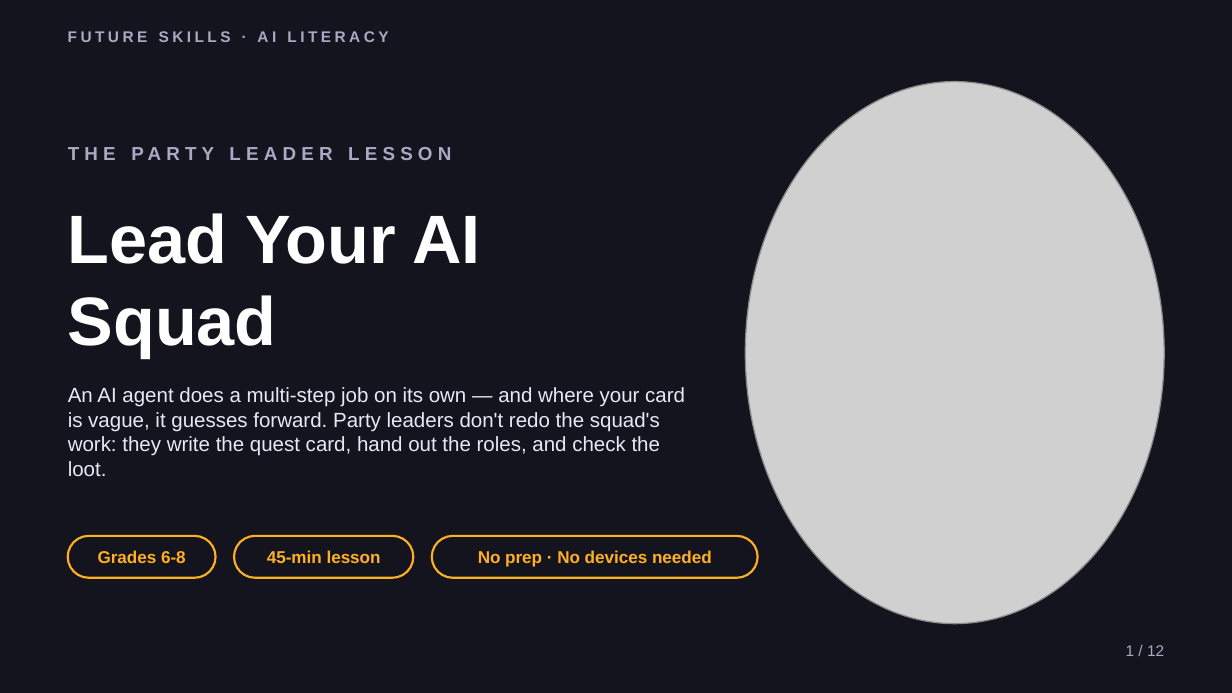
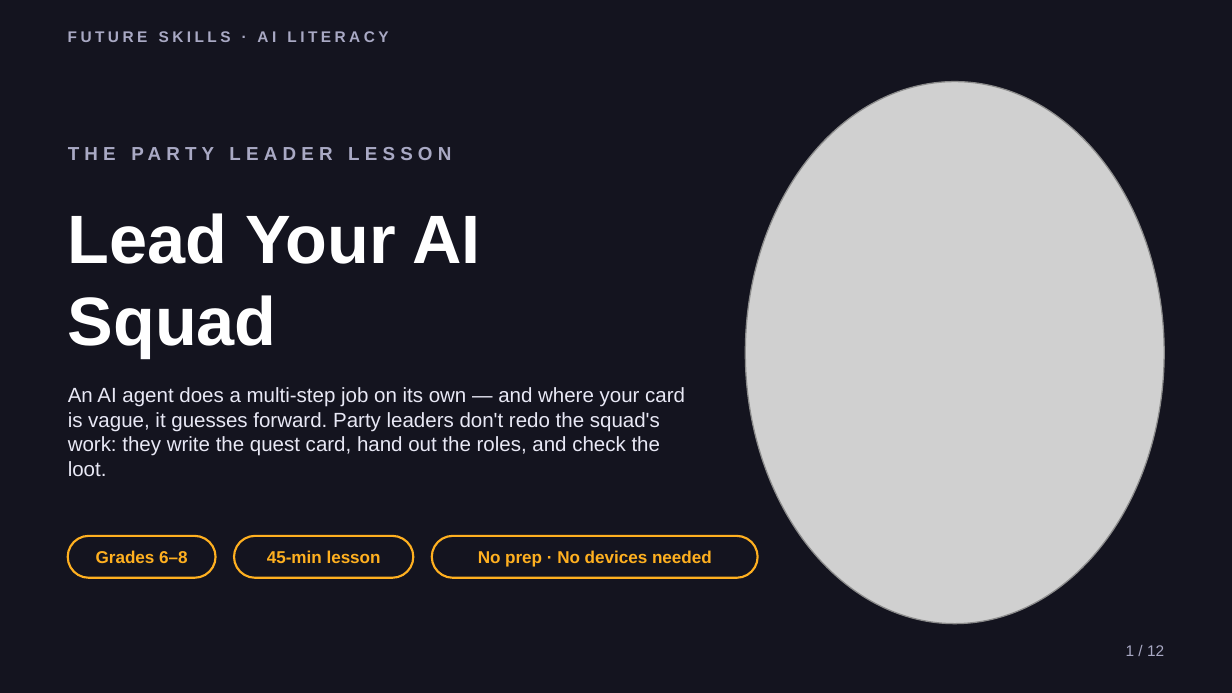
Before and after one commit to phiunit/tptphi, a slide deck: slide 1 of products/ai-agent-intern/dist/Lead Your AI Squad - Slides.pptx. Drawn at 1232x693 pixels with LibreOffice and Linux fonts; fonts in the diff are those of the drawing; grey boxes stand for pictures. Boxes give left, top, right and bottom in pixels: in the first picture for what was removed or moved away, otherwise in the second. Text is boxed around its words. In the diff, an @@ line names an element or a change of style, - is before the commit and + after.

```diff
--- a/products/ai-agent-intern/dist/Lead Your AI Squad - Slides.pptx
+++ b/products/ai-agent-intern/dist/Lead Your AI Squad - Slides.pptx
@@ text at [96, 550, 188, 563]: text changed @@
-Grades 6-8
+Grades 6–8
```
Also in this commit, not shown: 4 other slides changed, 23 other files.
